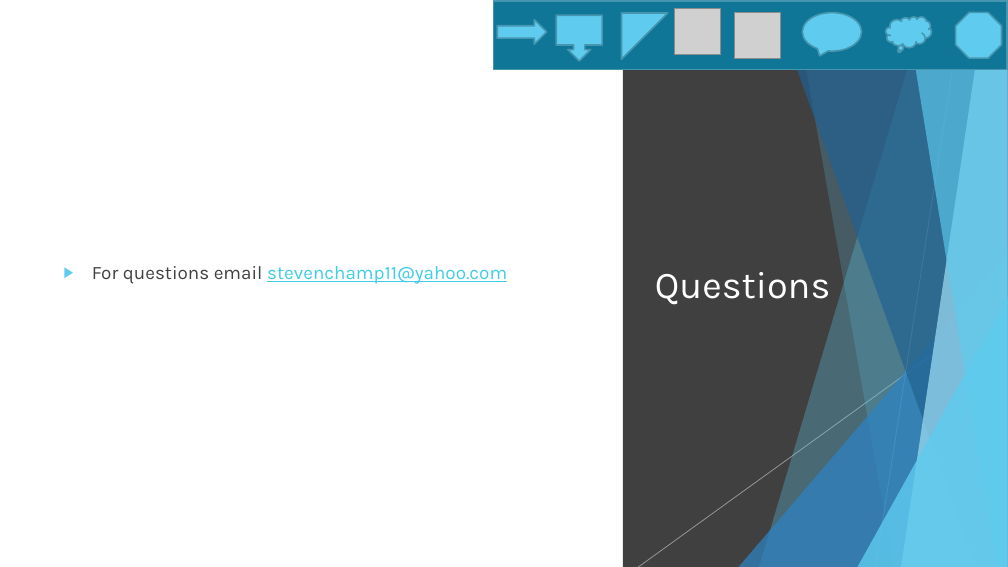
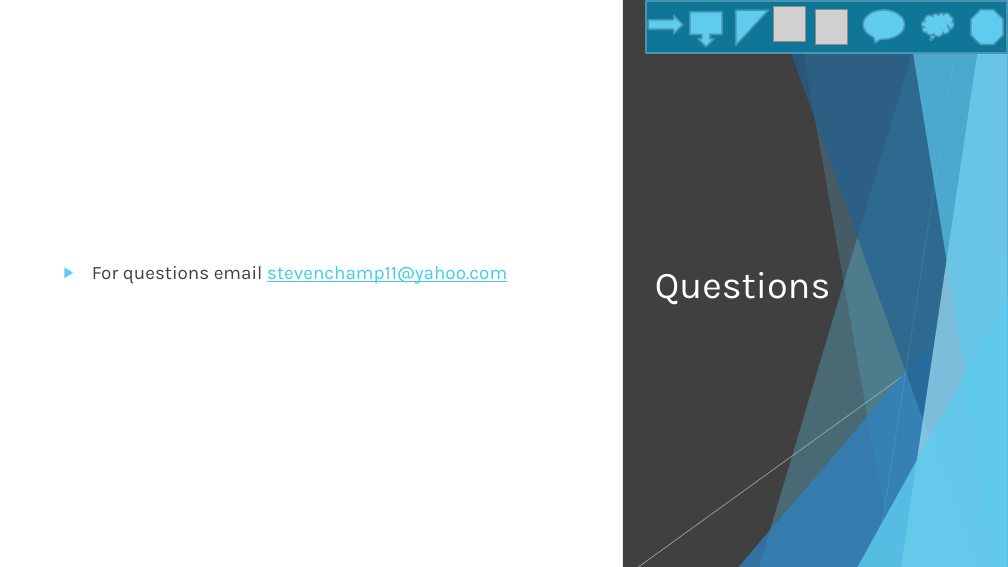
Before and after one commit to MrChamp/FISP3, a slide deck: slide 9 of TeleChurnPresentation.pptx. Drawn at 1008x567 pixels with LibreOffice and Linux fonts; fonts in the diff are those of the drawing; grey boxes stand for pictures. Boxes give left, top, right and bottom in pixels: in the first picture for what was removed or moved away, otherwise in the second. Text is boxed around its words. In the diff, an @@ line names an element or a change of style, - is before the commit and + after.

```diff
--- a/TeleChurnPresentation.pptx
+++ b/TeleChurnPresentation.pptx
@@ rectangle: place and size @@
-rectangle at (494,1,1007,70)
+rectangle at (646,1,1007,53)
@@ right arrow: place and size @@
-right arrow at (498,20,547,45)
+right arrow at (649,15,684,34)
@@ down arrow callout: place and size @@
-down arrow callout at (557,15,603,61)
+down arrow callout at (690,12,723,47)
@@ right triangle: place and size @@
-right triangle at (622,13,668,59)
+right triangle at (736,10,768,45)
@@ picture: place and size @@
-picture at (675,8,721,54)
+picture at (774,7,806,42)
@@ picture: place and size @@
-picture at (734,12,780,58)
+picture at (815,10,848,45)
@@ speech bubble: place and size @@
-speech bubble at (802,13,861,51)
+speech bubble at (864,10,905,39)
@@ thought cloud: place and size @@
-thought cloud at (886,17,932,48)
+thought cloud at (922,13,954,36)
@@ octagon: place and size @@
-octagon at (956,12,1002,58)
+octagon at (971,10,1003,45)
```
Also in this commit, not shown: 6 other slides changed, 1 slide added, 1 slide removed.
